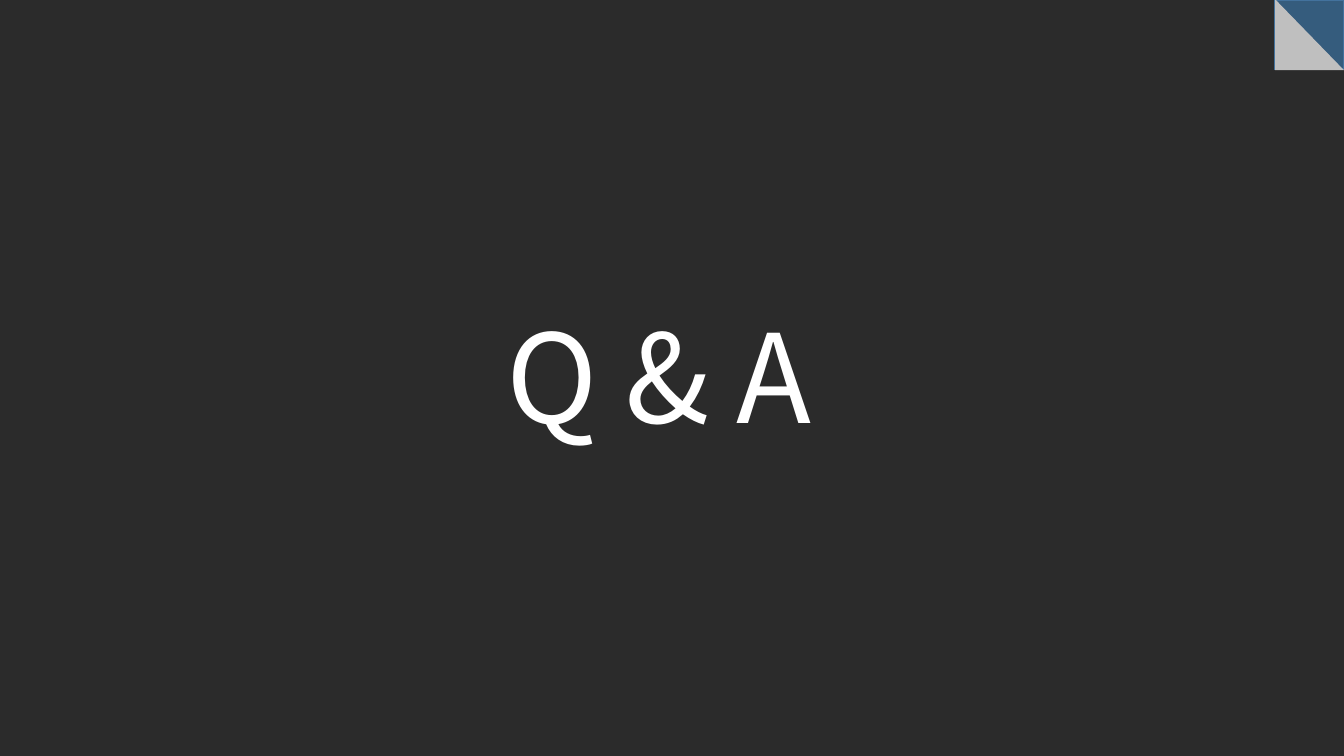
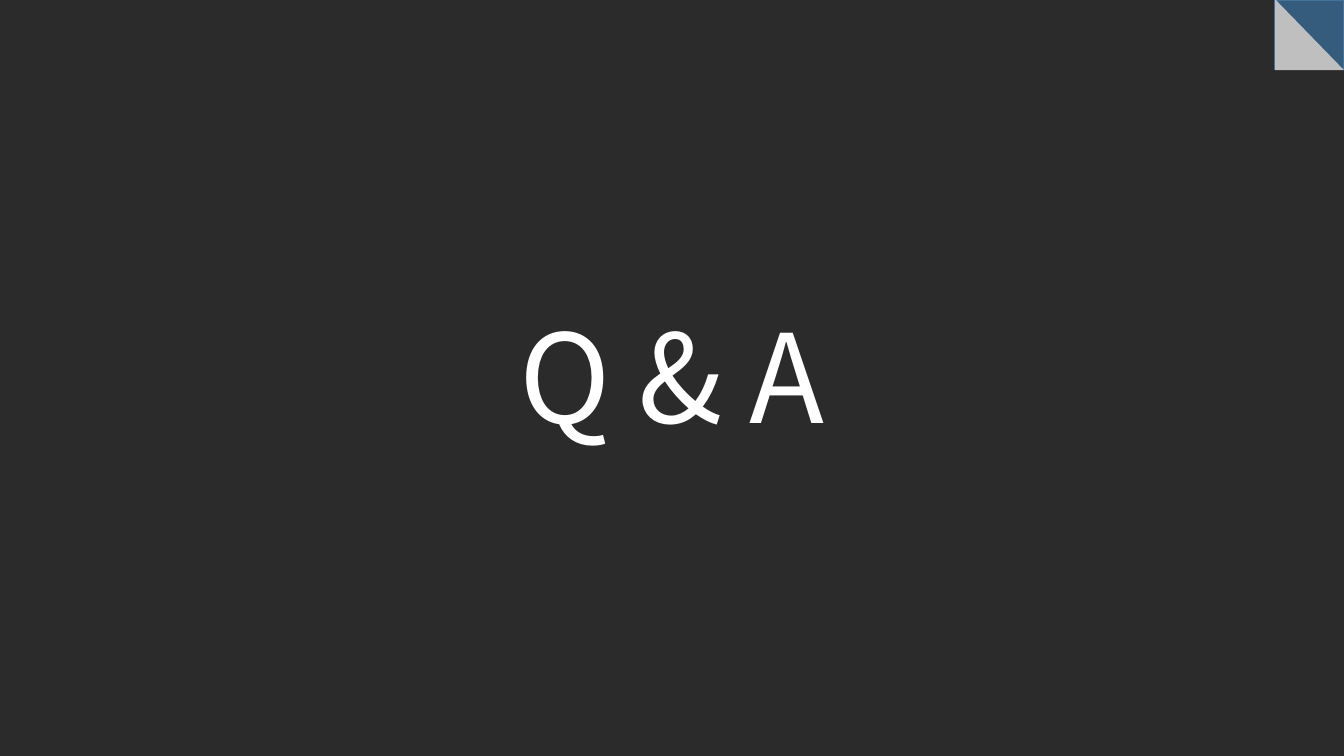
Before and after one commit to dgsw-2019-hackathon/J_B_H_AirConditioner, a slide deck: slide 30 of pptFile/ppt.pptx (slide 31 before the commit). Drawn at 1344x756 pixels with LibreOffice and Linux fonts; fonts in the diff are those of the drawing; background and template pictures are left out; a plain dark background stands for a picture behind light text. Boxes give left, top, right and bottom in pixels: in the first picture for what was removed or moved away, otherwise in the second. Text is boxed around its words. In the diff, an @@ line names an element or a change of style, - is before the commit and + after.

```diff
--- a/pptFile/ppt.pptx
+++ b/pptFile/ppt.pptx
@@ text "Q & A": place and size @@
-text "Q & A" at (506, 331, 811, 446)
+text "Q & A" at (519, 331, 825, 446)
@@ text "Q & A" at (519, 331, 825, 446): alignment left to centre @@
```
Also in this commit, not shown: 6 other slides changed, 2 slides added, 3 slides removed.
